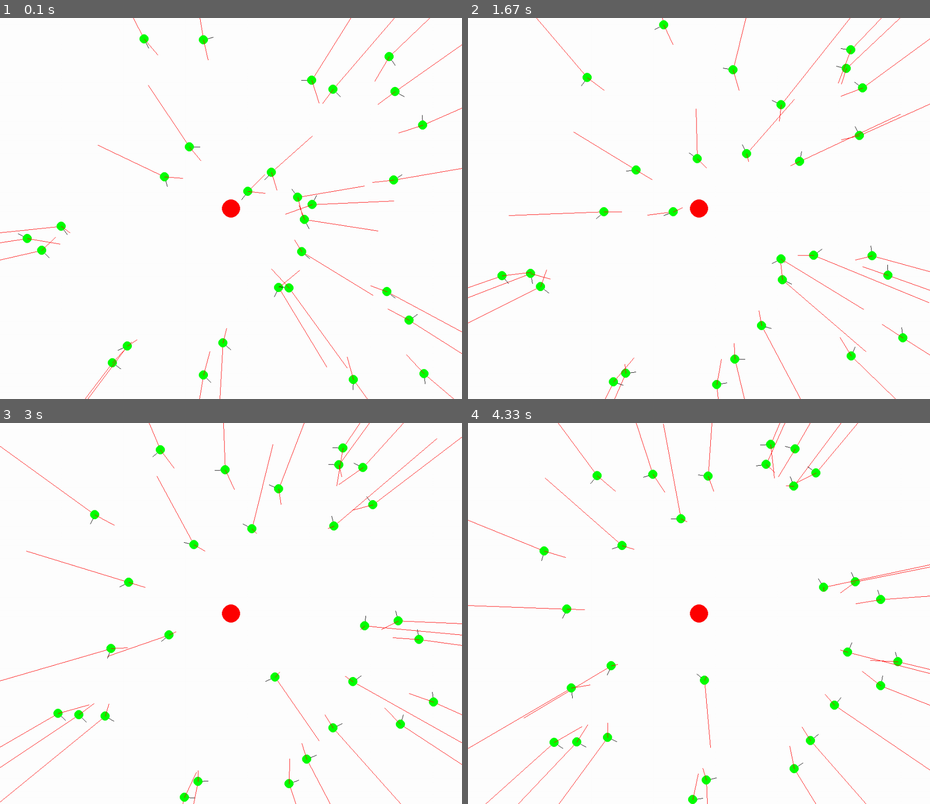
Above: before the commit, frames 1-4 (two rows, left to right).
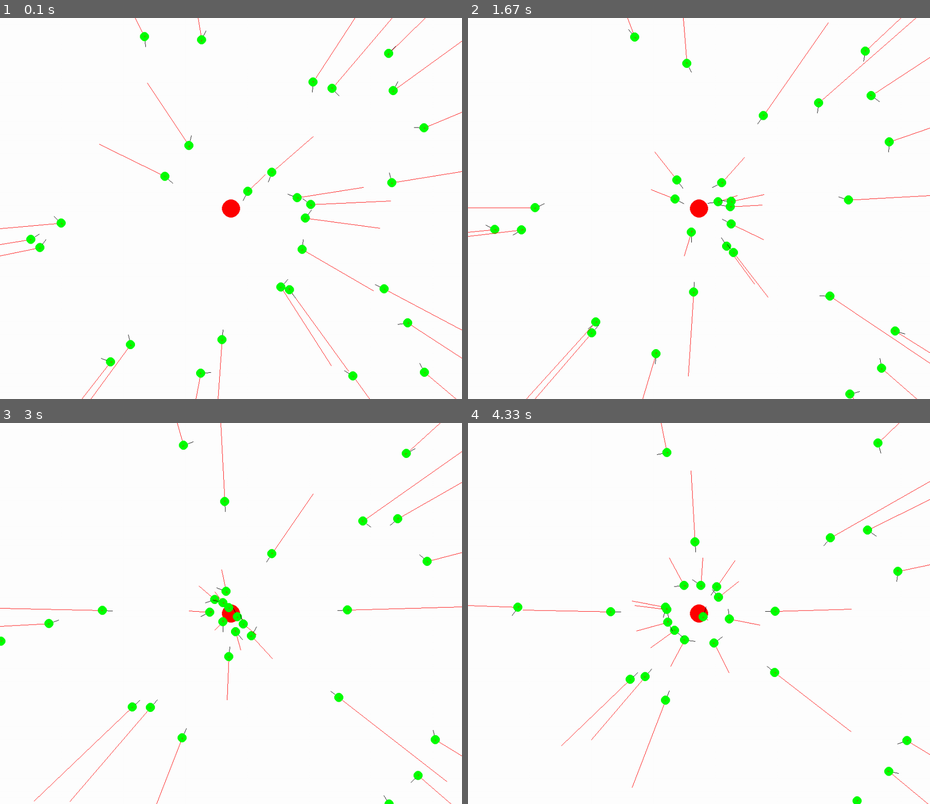
Above: after the commit, the same moments.

Repository: christiangryt/python_rel
Game: pygame game, started from boids/boid-pygame.py
The game is run twice, just before and just after one commit, with the same random seed, the same clock (stepped at 60 frames per second) and the same inputs.
Inputs:
- Up to frame 1 (0.1 s): no input
- Up to frame 2 (1.67 s): no input
- Up to frame 3 (3 s): no input
- Up to frame 4 (4.33 s): no input

The runs differ from the first frame. In frame 1, 2.8% of the frame differs, in the area x 0-100%, y 0-100%; in frame 2, 4.2%; in frame 3, 4.3%; in frame 4, 4.0%.

Commit message:
.gitignore ignores all pycaches

Diff:
--- a/boids/boid-pygame.py
+++ b/boids/boid-pygame.py
@@ -6,6 +6,25 @@
 pygame.init()               # starte opp pygame
 
 size = width, height = 1020, 840# klink måte å definere flere varibler
+
+# Vektor vekk fra vegg
+def vegg_vektor(width, height, pos):
+
+    ut = (0,0)
+
+    posX, posY = pos
+
+    if width//2 - posX > 0:
+        ut[0] = min(1, 1 / posX)
+    else:
+        ut[0] = min(1, 1 / (posX - width))  # her er width > posX -> ut[0] < 0
+
+    if height//2 - posY > 0:
+        ut[1] = min(1, 1 / posY)
+    else:
+        ut[1] = min(1, 1 / (posY - height))
+
+    return ut
 
 # TEST KODE FRA CHAT
 import math
@@ -41,7 +60,6 @@
     # ny = boid.boid(pygame.math.Vector2(1,2), [width / (i + 10), height / (i + 10)], 150, 0.02, 100, (0,255,0))
     ny = boid.boid(spd, pos, 100, 0.05, 100, (0,255,0), 100)
 
-
     bb.append(ny)
 
 # temp funk sjekker pos utenfor kart
@@ -108,30 +126,16 @@
 
         test_retning = pygame.math.Vector2(b.speed)
 
-        # ser på avstand til hver vegg. Tror dette scaler dårlig, eller hvertfall vanskelig
-        # å få til å funke med andre hindringer enn bare vegger
-
-        # Vektor mot midten av skjermen
-        # minAvstandX = b.position[0] - width // 2
-        # minAvstandY = b.position[1] - height // 2
-
         midtpunkt = pygame.math.Vector2(width // 2, height // 2)
         veggRetning = midtpunkt - b.position
 
-        # tanken er at negativ eller positiv sier noe om hvilken vei man skal dytte
-
-        # dette blir vel egentlig en vektor
-        # veggRetning = pygame.math.Vector2(minAvstandX, minAvstandY)
-
-        # motMidten = pygame.math.Vector2(b.position - veggRetning)
-
         pygame.draw.line(screen, red, b.position, b.position - veggRetning)
 
         # vinkel mellom speed og midten
         # vinkel = b.speed.angle_to(veggRetning)
-        vinkel = vinkel_mellom(b.speed, veggRetning)
-
-        b.speed.rotate_ip(vinkel * ((veggRetning.magnitude() - veggRetning.magnitude_squared()) / 2500000))
+        vinkel = min(vinkel_mellom(b.speed, veggRetning) * (veggRetning.magnitude() - veggRetning.magnitude_squared()) * 0.00001, 1)
+
+        b.speed.rotate_ip(vinkel)
         pygame.draw.line(screen, black, b.position, b.position + b.speed*10)
 
         # prøve noe annet for å unngå vegger
--- a/boids/boid.py
+++ b/boids/boid.py
@@ -71,13 +71,9 @@
         Om sant, styr unna
         '''
 
-        #sum av avstander til alle andre boids
-        # fant feilen, ved å referere til self.speed lager jeg ikke en kopi av speed, men jeg peker på samme objekt, altså vil hastigheten til boiden øke
         mellom = self.speed.copy()
 
         for b in boid.instanser:            # alle boids
-
-            # mellom = pygame.math.Vector2(self.speed)
 
             # om jeg sjekker meg selv forkaster jeg
             if self == b:
@@ -85,7 +81,7 @@
 
             # avstand mellom 2 boid
             diffPos = self.position - b.position
-            avstand = (diffPos.magnitude_squared() + self.radius) * 0.001
+            avstand = (diffPos.magnitude_squared() + self.radius) * 0.1
 
             # Ved å sette denne til - blir de trukket mot hverandre
             # mindre avstand dytter mer
@@ -94,32 +90,8 @@
         #vinkel mellom ny retning og speed Vec2 akk nå
         vinkel_mellom = vinkelMellom(self.speed, mellom)
 
-        # angle_to GIR RARE VINKLER
-        # vinkel_mellom = self.speed.angle_to(mellom)
-
-        # skalerer vinkel med lengden på mellom, men aldri mer enn 1
-        # rot_faktor = min(1, mellom.magnitude_squared() / 1690000)
         rot_faktor = 0.05
 
         self.speed.rotate_ip(vinkel_mellom * rot_faktor)
-
-        # avstands vektor
-        #avstandsVektor += mellom * (1 / avstand)
-        # print (avstandsVektor)
-
-        #vinkelKraft = self.speed.angle_to(avstandsVektor.normalize())
-
         # DEBUG
         return mellom
-
-        # self.speed += avstandsVektor.normalize() * 0.05
-        # skalerer vinkel med avstand
-        #vinkelKraft *= 0.05
-
-        #roterer speed med så mye
-
-        # DENNE ER DOOKIE FORDI DEN BARE VRIR SEG SAMME VEG
-        # FINN EN MÅTE Å FINNE KORTESTE VINKEL
-        #self.speed.rotate_ip(vinkelKraft)
-
-        # return avstandsVektor
